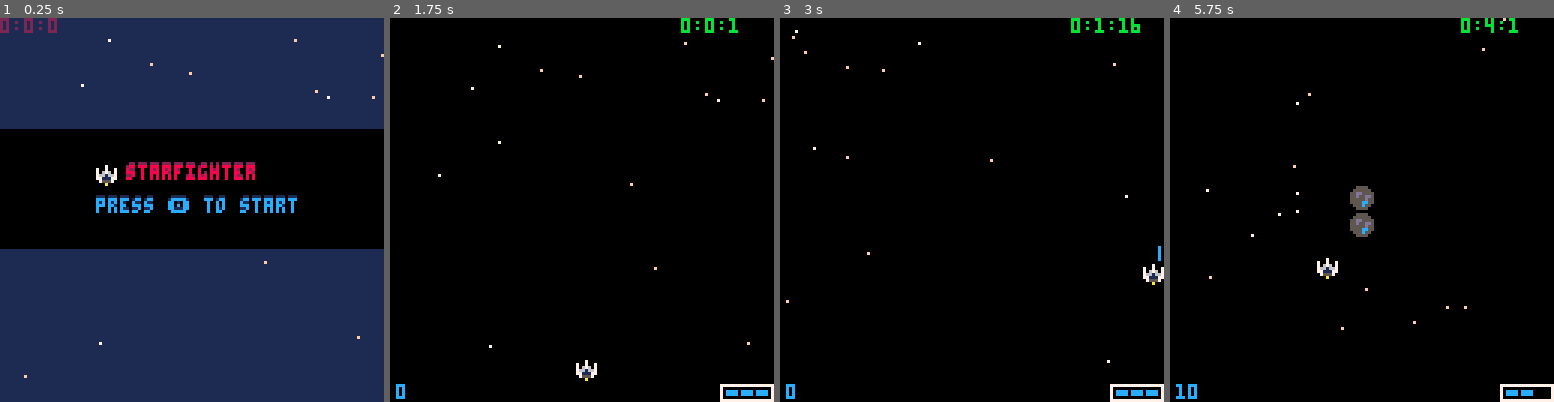
Above: before the commit, frames 1-4 (left to right).
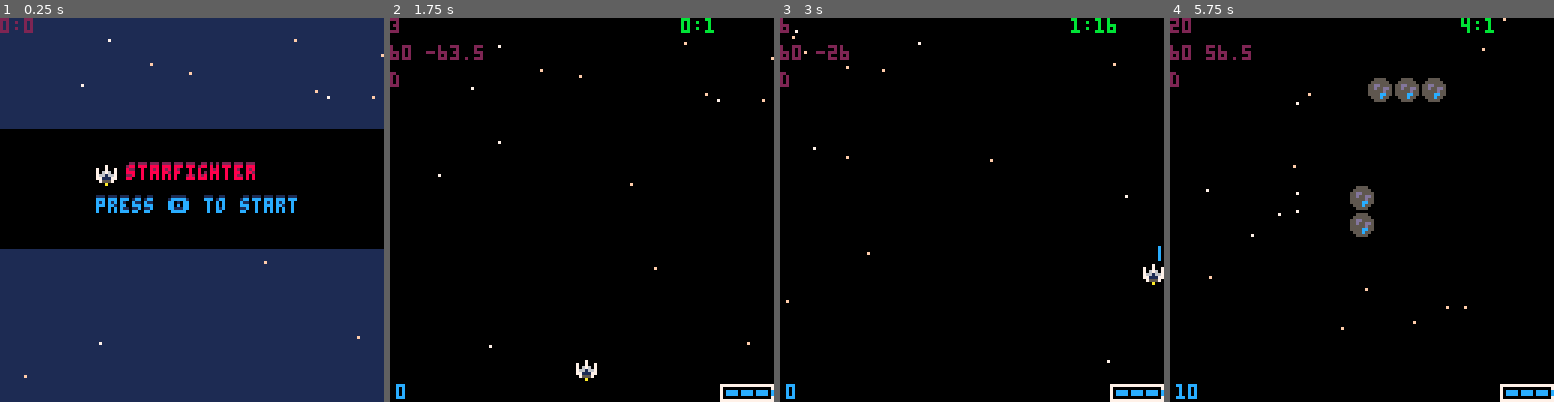
Above: after the commit, the same moments.

Repository: david-gm/pico-8
Game: PICO-8 cartridge starfighter.p8
The game is run twice, just before and just after one commit, with the same random seed, the same clock (stepped at 60 frames per second) and the same inputs.
Inputs:
- Up to frame 1 (0.25 s): no input
- Up to frame 2 (1.75 s): tap X (X key) at 0.33, 1.07 s; tap O (Z key) at 0.7, 1.7 s; hold Right from 1.6 s (still down)
- Up to frame 3 (3 s): tap X (X key) at 1.85, 2.97 s; release Right at 2.1 s; tap O (Z key) at 2.1, 2.5, 2.9 s; hold Up 2.15-2.42 s; hold Right from 2.47 s (still down)
- Up to frame 4 (5.75 s): release Right at 3.03 s; hold Left 3.08-3.58 s; tap O (Z key) every 0.4 s from 3.3 to 5.7 s; hold Down 3.63-3.97 s; hold Right 4.02-4.68 s; tap X (X key) at 4.08, 5.2 s; hold Up 4.73-5.03 s; hold Left 5.08-5.68 s; hold Down from 5.73 s (still down)

The runs differ from the first frame. In frame 1, less than 0.1% of the frame differs, in the area x 10-15%, y 0-4%; in frame 2, 0.6%; in frame 3, 0.7%; in frame 4, 1.9%, in the area x 0-100%, y 0-99%.

Commit message:
removed minutes from timers; added enemy-paths; added invicible-mode for player when hit once

Diff:
--- a/starfighter.p8
+++ b/starfighter.p8
@@ -7,7 +7,7 @@
 	debug_msg=true
 	debug_invince=false
 	⧗={
-		g={f=0,s=0,m=0,t="0:0:0"},
+		g={f=0,s=0,t="0:0"},
 		lvl_init=nil
 	}
 	score=0
@@ -47,6 +47,12 @@
 
 function draw_game()
 	cls(0)
+	debugtxt(#enemies)
+	if #enemies>0 then
+		local e = enemies[1]
+		debugpos({e.st.x,e.st.y},9)
+		debugtxt(e.path.d,18)
+	end
 	--debugtxt(⧗.g.t)
 	--debugtxt(#e_swarm[2][2],22)
 	--[[
@@ -140,21 +146,28 @@
 	score=0
 	pl=pl:new((127-7)/2,ui_s.y1-6)
 	enemies={}
+	local _hl4=cf_line(9,5,4,"h")
 	local _c8=cf_circ(25,8,4)
 	local _arcb5=cf_arc(25,5,4,"b")
 	local _arct5=cf_arc(25,5,4,"t")
 	e_swarm={
-		{"met1",cf_line(9,3,4,"v"),"linear","0:0:0",{64,-64}},
-		{"met1",cf_line(9,5,4,"h"),"linear","0:2:0",{64,-64}},
-		{"met1",cf_line(9,5,4,"dtlbr"),"linear","0:4:0",{64,-64}},
-		{"met1",cf_line(9,5,4,"dtrbl"),"linear","0:4:0",{64,-64}},
-		{"met1",_arcb5,"linear","0:6:0",{64,-64}},
-		{"met1",_arct5,"linear","0:8:0",{96,-64}},
-		{"met1",_arct5,"linear","0:8:0",{32,-64}},
-		{"met1",_c8,"linear","0:12:0",{96,-64}},
-		{"met1",_c8,"linear","0:12:0",{32,-64}},
-		{"met2",_arcb5,"sinus","0:17:0",{32,-64}},
-		{"met2",_arcb5,"sinus","0:17:0",{96,-64}}
+		{"met1",cf_line(9,3,4,"v"),"lin","0:0",{64,-64}},
+		--debug only
+		{"met1",cf_line(9,3,4,"v"),"linh","1:0",{64,-64}},
+		--debug only
+
+		--[
+		{"met1",_hl4,"lin","2:0",{64,-64}},
+		{"met1",cf_line(9,5,4,"dtlbr"),"lin","4:0",{64,-64}},
+		{"met1",cf_line(9,5,4,"dtrbl"),"lin","4:0",{64,-64}},
+		{"met1",_arcb5,"lin","6:0",{64,-64}},
+		{"met1",_arct5,"lin","8:0",{96,-64}},
+		{"met1",_arct5,"lin","8:0",{32,-64}},
+		{"met1",_c8,"lin","12:0",{96,-64}},
+		{"met1",_c8,"lin","12:0",{32,-64}},
+		{"met2",_hl4,"linh","17:0",{32,-64}},
+		{"met2",_hl4,"linh","17:0",{96,-64}}
+		--]]
 	}
 end
 -->8
@@ -170,47 +183,84 @@
 
 	--vector_state
 	vec_st={}
-	function vec_st:new(x_,y_,vx_,vy_)
+	function vec_st:new(_x,_y,_vx,_vy)
 		local v={}
-		setmetatable(v, self)
-		self.__index = self
-		v.x = x_
-		v.y = y_
-		v.vx = vx_ --velocity x
-		v.vy = vy_ --velocity y
+		setmetatable(v,self)
+		self.__index=self
+		v.x=_x
+		v.y=_y
+		v.vx=_vx --velocity x
+		v.vy=_vy --velocity y
 		return v
 	end
 
+	--path
+	path={}
+	function path:new(_name)
+		local p={}
+		setmetatable(p,self)
+		self.__index=self
+		p.n=_name
+		--direction [d,u,l,r]
+		--	d: down, u: up
+		--	l: left, r:right
+		p.d="d"
+		return p
+	end
+
+	--timer status class
+	⧗stat={}
+	function ⧗stat:new(_default,_enabled,_reset_en_val)
+		local ⧗so={}
+		setmetatable(⧗so,self)
+		⧗so.__index=self
+		⧗so.def=_default
+		⧗so._reset_en_val=_reset_en_val
+		⧗so.e=_enabled
+		⧗so.v=0
+		function ⧗so:reset()
+			⧗so.v=self.def
+			⧗so.e=self._reset_en_val
+		end
+		return ⧗so
+	end
+
+	function ⧗stat:reset()
+		self.v=self.def
+		self.e=self._e_init
+	end
+
 	pl={}
-	function pl:new(x_,y_)
+	function pl:new(_x,_y)
 		local p={}
-		setmetatable(p, self)
-		self.__index = self
-		p.w = 6
-		p.h = 7
-		p.st = vec_st:new(x_,y_,2,2)
-		p.spr_ = 1 --sprite number
-		p.hp = 3
-		p.dmg = 1
-		p.shotfrq_init=10
-		p.shotfrq=0
-		p.shot_enable=true
+		setmetatable(p,self)
+		self.__index=self
+		p.w=6
+		p.h=7
+		p.st=vec_st:new(_x,_y,2,2)
+		p.spr_=1 --sprite number
+		p.hp=5
+		p.dmg=1
+		--collision invincibility ⧗
+		p.⧗coll=⧗stat:new(60,true,false)
+		p.⧗shot=⧗stat:new(12,true,false)
 		p.shots={}
 		return p
 	end
 
 	enemy={}
-	function enemy:new(w,h,spr_,vec_st_,hp,dmg,p)
+	function enemy:new(w,h,_spr,_vec_st,hp,dmg,p,_path)
 		local e={}
-		setmetatable(e, self)
-		self.__index = self
-		e.w = w
-		e.h = h
-		e.st = vec_st_
-		e.spr_ = spr_ --sprite number
-		e.hp = hp
-		e.dmg = dmg
-		e.points = p
+		setmetatable(e,self)
+		self.__index=self
+		e.w=w
+		e.h=h
+		e.st=_vec_st
+		e.spr_=_spr --sprite number
+		e.hp=hp
+		e.dmg=dmg
+		e.points=p
+		e.path=path:new(_path)
 		return e
 	end
 end
@@ -221,16 +271,12 @@
 		⧗.g.f=0
 		⧗.g.s+=1
 	end
-	if ⧗.g.s==60 then
-		⧗.g.s=0
-		⧗.g.m+=1
-	end
-	⧗.g.t=⧗.g.m..":"..⧗.g.s..":"..⧗.g.f
+	⧗.g.t=⧗.g.s..":"..⧗.g.f
 end
 
 function reset_timers()
 	⧗={
-		g={f=0,s=0,m=0,t="0:0:0"}
+		g={f=0,s=0,t="0:0"}
 	}
 end
 
@@ -239,10 +285,9 @@
 	if(btn(➡️))pl.st.x+=pl.st.vx
 	if(btn(⬆️))pl.st.y-=pl.st.vy
 	if(btn(⬇️))pl.st.y+=pl.st.vy
-	if btn(❎) and pl.shot_enable then
+	if btn(❎) and pl.⧗shot.e then
 		add_shot(pl.st.x+pl.w/2,pl.st.y)
-		pl.shotfrq=pl.shotfrq_init
-		pl.shot_enable=false
+		pl.⧗shot:reset()
 		sfx(0)
 	end
 end
@@ -343,21 +388,26 @@
 
 function update_player_states()
 	-- update shot frequency
-	if not pl.shot_enable then
-		pl.shotfrq-=1
+	if not pl.⧗shot.e then
+		pl.⧗shot.v-=1
 		-- enable shot again
-		if pl.shotfrq<0 then
-			pl.shot_enable=true
-			-- prevent underflow
-			pl.shotfrq=-1
-		end
-	end
+		if pl.⧗shot.v<0 then
+			pl.⧗shot.e=true
+		end
+	end
+
+ if pl.⧗coll.e then
+ 	pl.⧗coll.v-=1
+ 	if pl.⧗coll.v<0 then
+ 		pl.⧗coll:reset()
+ 	end
+ end
 
 	pl.st.x=mid(0,pl.st.x,127-pl.w)
 	pl.st.y=mid(0,pl.st.y,ui_s.y1-pl.h)
 	for s in all(pl.shots) do
 		s.st.y+=s.st.vy
- 	end
+ end
 end
 
 function player_cd()
@@ -380,9 +430,11 @@
 	-- enemy
 	if (debug_invince) return
 	for e in all(enemies) do
-		if general_cd(pl,e) then
+		if not pl.⧗coll.e
+			and general_cd(pl,e) then
 			update_player_hp(e.dmg)
 			update_enemy_health(e,pl.dmg)
+			pl.⧗coll.e=true
 		end
 	end
 end
@@ -395,7 +447,10 @@
 end
 
 function draw_player()
-	spr(pl.spr_,pl.st.x,pl.st.y)
+	if not pl.⧗coll.e
+		or pl.⧗coll.v%10==0 then
+		spr(pl.spr_,pl.st.x,pl.st.y)
+	end
  	-- draw shots
 	for s in all(pl.shots) do
 		line(s.st.x,s.st.y,s.st.x,s.st.y+s.h,12)
@@ -406,8 +461,26 @@
 
 function update_enemy_states()
 	for e in all(enemies) do
-		e.st.x+=e.st.vx
-		e.st.y+=e.st.vy
+		local dx=0
+		local dy=0
+		local e_p=e.path
+		if e_p.n=="lin" then
+			dy=e.st.vy
+		elseif e_p.n=="linh" then
+			dy=e.st.vy
+			if e.st.y>20 then
+				dy=0
+				if (e.st.x>127-e.w) e_p.d="l"
+				if (e.st.x<=0) e_p.d="r"
+				if (e_p.d=="r") dx=e.st.vx
+				if (e_p.d=="l")	dx=-e.st.vx
+			else
+			-- inital value until y==20 reached
+				e_p.d="r"
+			end
+		end
+		e.st.x+=dx
+		e.st.y+=dy
  	end
 end
 
@@ -445,25 +518,24 @@
 		if ⧗.g.t==s[4] then
 			local _form=s[2]
 			-- path: todo
-			local _path=s[3]
 			for coords_f in all(_form) do
 				local _x=s[5][1]+coords_f[1]
 				local _y=s[5][2]+coords_f[2]
-				enemy_templates(s[1],_x,_y)
+				enemy_templates(s[1],_x,_y,s[3])
 			end
 		end
 	end
 end
-
-function enemy_templates(e_str,_x,_y)
+-- _p: path
+function enemy_templates(e_str,_x,_y,_p)
 	if e_str=="met1" then
 		add(enemies,enemy:new(8,8,16,
-			--state,life,dmg,points
-			vec_st:new(_x,_y,0,0.5),1,1,10))
+			--state,life,dmg,points, path
+			vec_st:new(_x,_y,0.5,0.5),1,1,10,_p))
 	elseif e_str=="met2" then
 		add(enemies,enemy:new(8,8,17,
-			--state,life,dmg,points
-			vec_st:new(_x,_y,0,1.0),2,1,20))
+			--state,life,dmg,points, path
+			vec_st:new(_x,_y,0.8,0.8),2,1,20,_p))
 	end
 end
 
